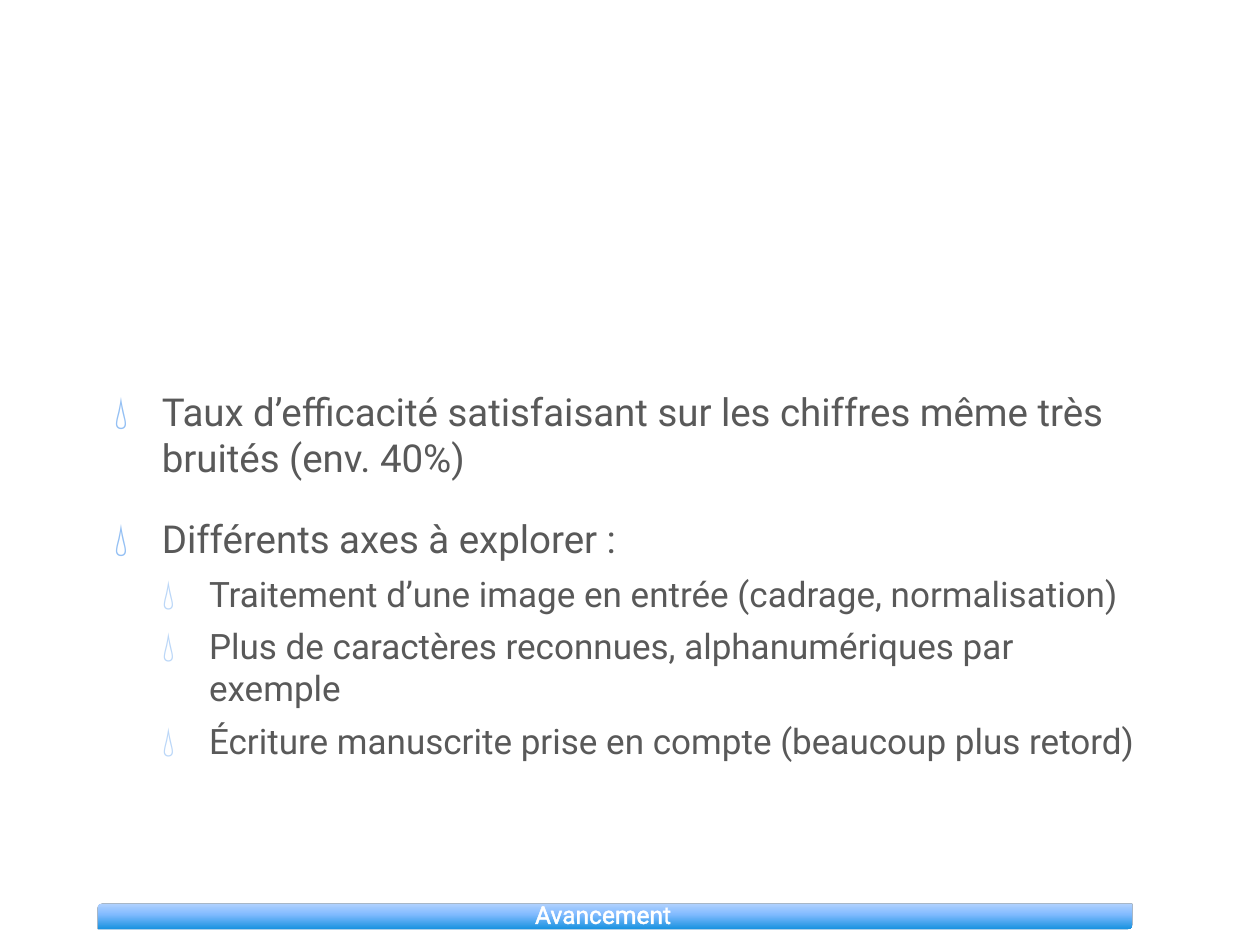
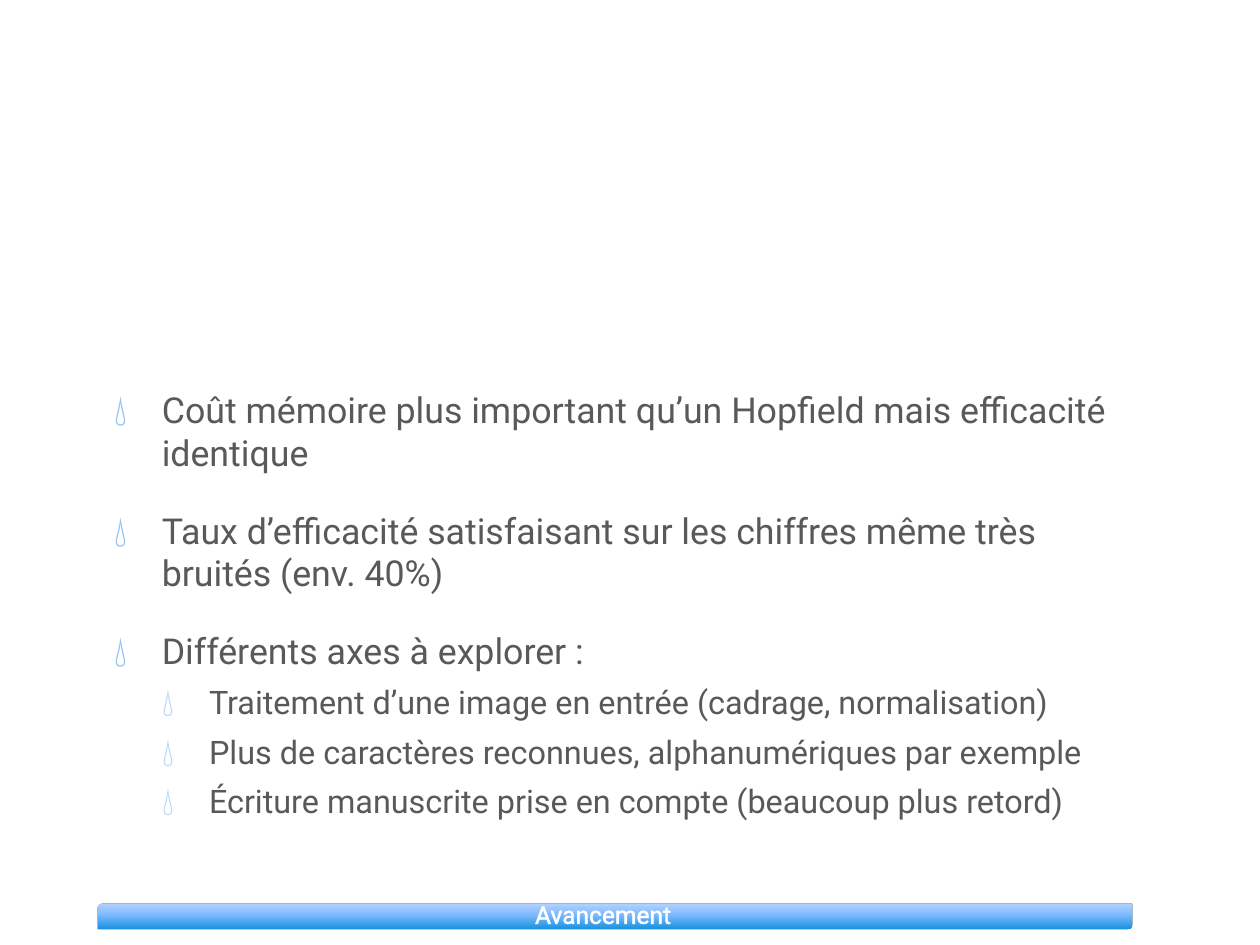
Before and after one commit to Spleeen/Reconnaissance-de-caract-res, a slide deck: slide 8 of docs/Présentation Reconnaissance de caractères.pptx. Drawn at 1260x945 pixels with LibreOffice and Linux fonts; fonts in the diff are those of the drawing; background and template pictures are left out. Boxes give left, top, right and bottom in pixels: in the first picture for what was removed or moved away, otherwise in the second. Text is boxed around its words. In the diff, an @@ line names an element or a change of style, - is before the commit and + after.

```diff
--- a/docs/Présentation Reconnaissance de caractères.pptx
+++ b/docs/Présentation Reconnaissance de caractères.pptx
@@ text at (162,396,1105,474): paragraph added @@
+💧 Coût mémoire plus important qu’un Hopfield mais efficacité identique
@@ text at (162,517,1082,820): size 22 to 20.4 pt in "Taux d’efficacité satisfaisant sur les chiffres même ...", "Différents axes à explorer :"; size 20 to 18.5 pt in "Traitement d’une image en entrée (cadrage, normalisation)", "Plus de caractères reconnues, alphanumériques par exemple", "Écriture manuscrite prise en compte (beaucoup plus ..." @@
```
Also in this commit, not shown: 1 other slide changed.
